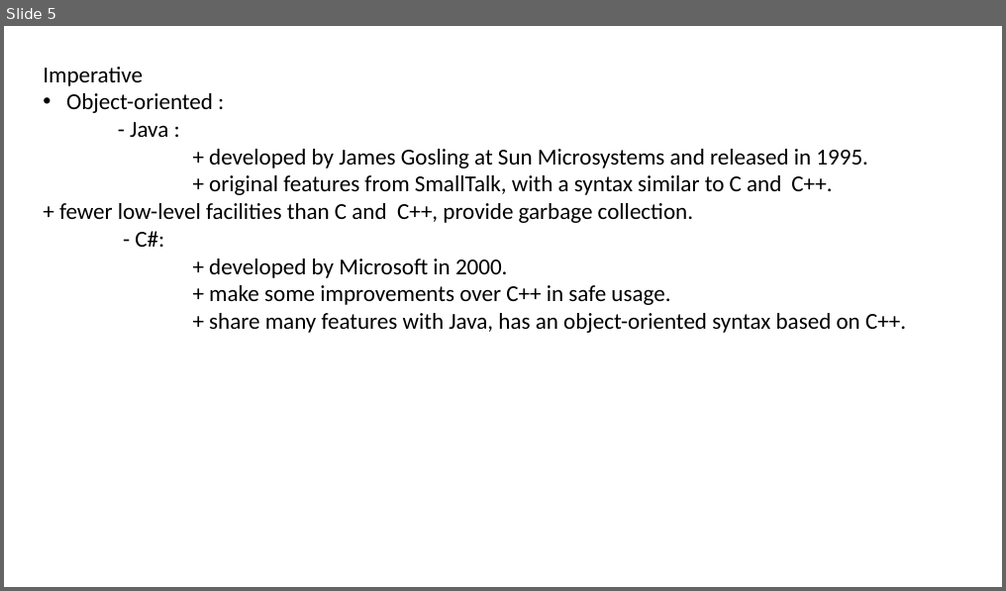
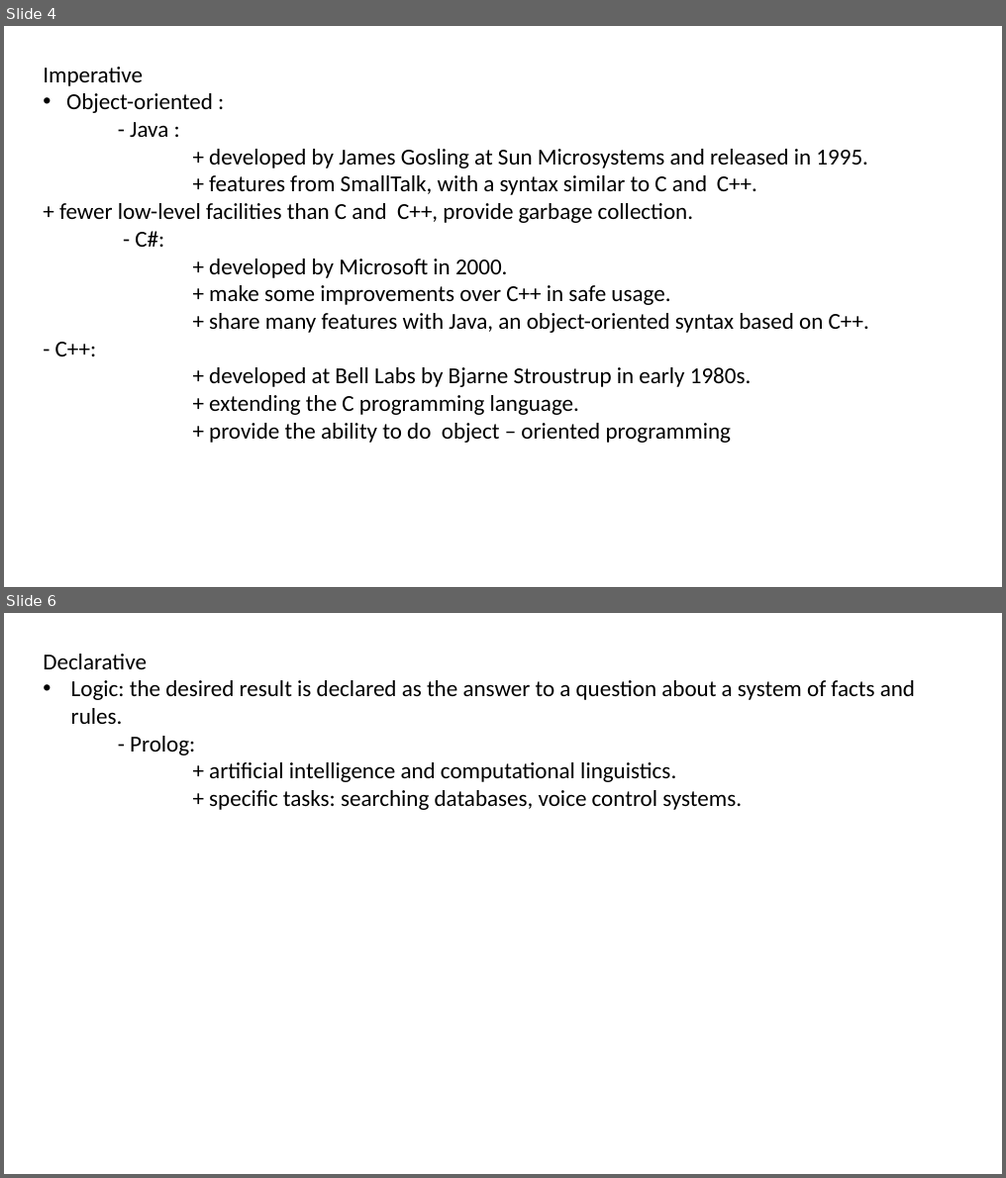
Before and after one commit to nch2698/CS-210, a slide deck: categories.pptx. Shown one above the other, each under a label of ours: slide 5 before the commit, slides 4 and 6 after it; the slides between them are not shown. The pictures are 1006x591 and 1006x1178 pixels, drawn with LibreOffice and Linux fonts; fonts in the diff are those of the drawing. Boxes give left, top, right and bottom in pixels: in the first picture for what was removed or moved away, otherwise in the second. Text is boxed around its words. In the diff, an @@ line names an element or a change of style, - is before the commit and + after.

```diff
--- a/categories.pptx
+++ b/categories.pptx
@@ slide 6 added at (4, 613, 1002, 1174), background #FFFFFF @@
@@ text added at (43, 654, 915, 810), 22 pt, text #000000 @@
+Declarative
+• Logic: the desired result is declared as the answer to a question about a system of facts and rules.
+    - Prolog:
+        + artificial intelligence and computational linguistics.
+        + specific tasks: searching databases, voice control systems.
@@ what was slide 5 is now slide 4 @@
@@ slide 4 changed as well @@
@@ text at (59, 175, 757, 223): text changed @@
-+ original features from SmallTalk, with a syntax similar to C and C++. + fewer low-level facilities than C and C++, provide garbage collection.
++ features from SmallTalk, with a syntax similar to C and C++. + fewer low-level facilities than C and C++, provide garbage collection.
@@ text at (55, 313, 869, 443): text changed @@
-+ share many features with Java, has an object-oriented syntax based on C++.
++ share many features with Java, an object-oriented syntax based on C++. - C++:
++ developed at Bell Labs by Bjarne Stroustrup in early 1980s.
++ extending the C programming language.
++ provide the ability to do object – oriented programming
```
Also in this commit, not shown: 4 other slides changed, 2 slides removed.
